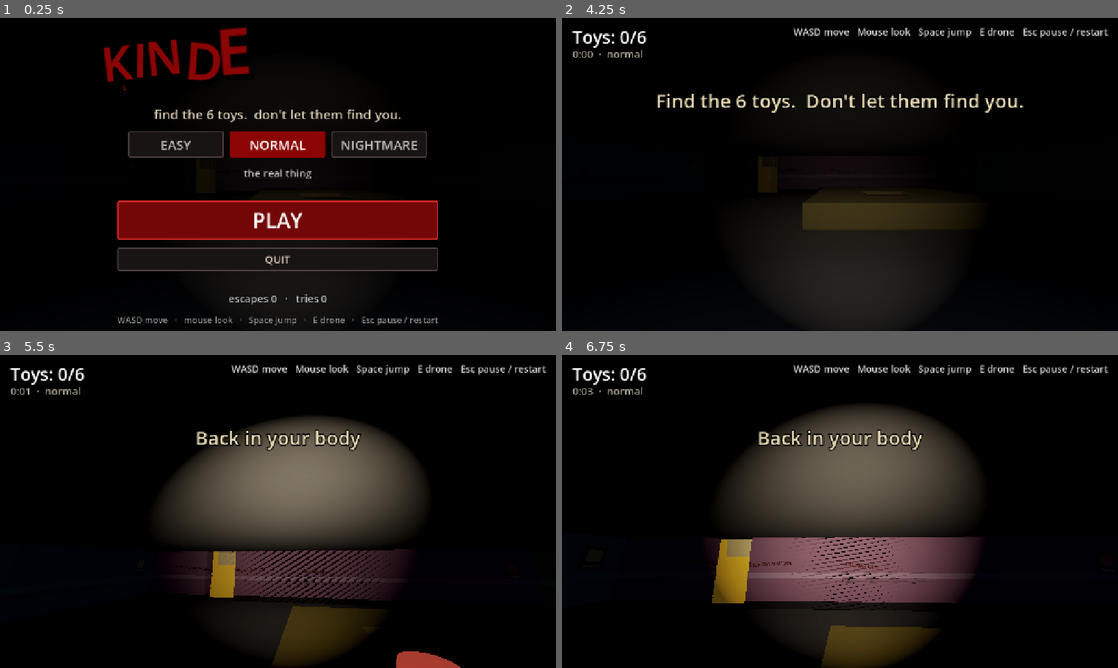
Above: before the commit, frames 1-4 (two rows, left to right).
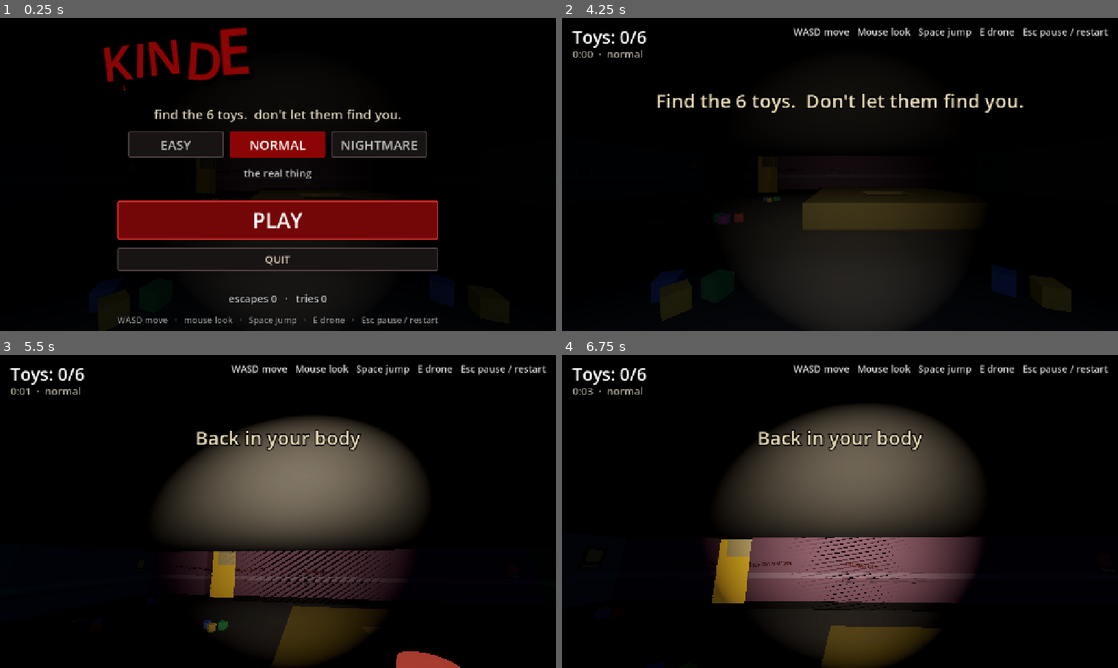
Above: after the commit, the same moments.

Repository: thorrism/mavericks-playground
Game: Godot game, scene res://scenes/kinder.tscn
Two runs of this game, one before a commit and one after it. Both use one fixed random seed, a clock stepped at 60 frames per second and the inputs below.
Inputs (mouse positions are in pixels of both pictures, inside the frame that each line leads up to):
- Up to frame 1 (0.25 s): no input
- Up to frame 2 (4.25 s): click "EASY" at 0.5 s; click "EASY" at 1.25 s; click "NORMAL" at 2 s; click "NORMAL" at 2.75 s; click "PLAY" at 3.5 s
- Up to frame 3 (5.5 s): tap Enter (ui_accept) at 4.25 s; move the mouse to (305, 511) at 4.27 s; hold W (move_forward) from 4.28 s (still down); tap E (drone) at 4.35, 5.1 s; tap Space (jump) at 4.52, 5.27 s; move the mouse to (250, 511) at 5.02 s
- Up to frame 4 (6.75 s): keep holding W (move_forward); move the mouse to (851, 505) at 5.77 s; tap E (drone) at 5.85, 6.6 s; move the mouse to (834, 517) at 6.52 s

The runs differ from the first frame. In frame 2, 1.3% of the frame differs, in the area x 16-92%, y 57-97%; in frame 3, 0.1%; in frame 4, less than 0.1%.

Commit message:
Hiding cupboards, kids' tables and floor clutter, monsters pause to look around, distant noises
- H on the map: an open cupboard against a wall. Inside, monsters can't see or hear you
  unless one was already within hide_catch_range and looking at you when you climbed in.
  Heartbeat plays while hiding with one near; find_path targets in solid tiles resolve to
  the nearest open neighbour so a hunter walks up to the cupboard instead of stalling.
- t on the map: solid kids' table with chairs and crayons (monsters route around it).
- Deterministic floor clutter on plain tiles: blocks, drawings, puddles, fallen chairs.
- Monsters idle 1.5-4.5 s at each wander stop and sweep their gaze.
- Random distant thud/clack/door/giggle every 9-22 s while not hunted.
- Smoke test covers cupboards; docs list the new letters and knobs.

Co-Authored-By: Devin AI <158243242+devin-ai-integration[bot]@users.noreply.github.com>

Diff:
--- a/scripts/game.gd
+++ b/scripts/game.gd
@@ -19,6 +19,7 @@
 ## false after you get caught (straight back in - no menu between tries).
 var title_pending := true
 var last_result := ""   # "YOU ESCAPED in 1:23" for the title screen to show
+var hiding := false     # true while you're inside a cupboard (the level keeps this up to date)
 
 
 func reset_level(battery_count: int) -> void:
--- a/scripts/kinder.gd
+++ b/scripts/kinder.gd
@@ -9,27 +9,30 @@
 ##   T  toy to collect                         X  exit door (opens when all toys are found)
 ##   M  the tall one (Banban-ish)   J  the giant (Jumbo Josh-ish)   O  the bird (Opila-ish, not used right now)
 ##   L  a flickering ceiling lamp
+##   H  a cupboard you can hide in (put it against a wall). Inside, THEY can't see you -
+##      unless one was already right behind you when you climbed in.
+##   t  a little kids' table with chairs (solid: hide behind it, THEY walk around it)
 ##   1 2 3  doors         a b c  buttons       button a opens door 1, b opens 2, c opens 3
 ##
 ## Every letter is one tile (TILE metres wide). Rows must all be the same length.
 
 const MAP: Array[String] = [
 	"##########X#########",
-	"#..................#",
-	"#.T..........L...T.#",
-	"#......J...........#",
+	"#H.................#",
+	"#.T....t.....L...T.#",
+	"#......J..........H#",
 	"#....T.............#",
 	"##########3#########",
 	"#......#...........#",
-	"#..T...#...........#",
+	"#..T..H#...........#",
 	"#..L...#.....===...#",
 	"#.M....#.....=a=...#",
-	"#......#.....===...#",
+	"#..t...#.....===...#",
 	"#WWWWW.#...........#",
-	"#.c..W.1...........#",
+	"#.c..W.1..........H#",
 	"#....W.#.....P.....#",
 	"#WWWWW.#.....L.....#",
-	"#......#..T........#",
+	"#......#..T...t....#",
 	"#..T...#...........#",
 	"####################",
 ]
@@ -57,6 +60,11 @@
 const EXIT_COLOR := Color("ffd700")
 const TOY_COLORS: Array[Color] = [Color("ff5a5a"), Color("4f8dff"), Color("ffcc33"), Color("9b5de5"), Color("00c2a8"), Color("ff8c42")]
 const LAMP_COLORS: Array[Color] = [Color("9fffb0"), Color("ffb090"), Color("b0c8ff")]
+const CUPBOARD_COLOR := Color("5a4630")
+const TABLE_COLOR := Color("7a6a4a")
+const CHAIR_COLORS: Array[Color] = [Color("a04040"), Color("3a60a0"), Color("a09030"), Color("40803a")]
+const BLOCK_COLORS: Array[Color] = [Color("b03a3a"), Color("3a5ab0"), Color("c0a030"), Color("3a9a50"), Color("8a3aa0")]
+const PAPER_COLOR := Color("b0a890")
 
 const TOY_SCENE := preload("res://scenes/toy.tscn")
 const DoorScript := preload("res://scripts/door.gd")
@@ -108,6 +116,8 @@
 var _time := 0.0
 var _toy_count := 0
 var _rooms: Dictionary = {}   # Vector2i cell -> room number
+var _cupboards: Dictionary = {}   # Vector2i cell -> Vector3 direction the open front faces
+var hiding := false   # true while you're tucked inside a cupboard
 
 
 func _ready() -> void:
@@ -204,6 +214,13 @@
 
 	if not _escaped and not _caught and robot.global_position.z < _exit_z - TILE * 0.5:
 		_on_escaped()
+
+	var hidden_now: bool = not drone.active and is_hidden(robot.global_position)
+	if hidden_now != hiding:
+		hiding = hidden_now
+		Game.hiding = hiding
+		if hiding and not _caught and not _escaped:
+			Game.say("You're hiding.  They can't see you in here... stay still.", 2.5)
 
 
 func _update_camera(delta: float) -> void:
@@ -382,17 +399,32 @@
 	for row in rows:
 		for col in cols:
 			var ch := MAP[row][col]
-			if ch == "#" or ch == "W" or ch == "X" or (ch >= "1" and ch <= "9"):
+			if ch == "#" or ch == "W" or ch == "X" or ch == "H" or ch == "t" or (ch >= "1" and ch <= "9"):
 				_grid.set_point_solid(Vector2i(col, row), true)
 
 
 ## Waypoints (world positions, tile centres) from one place to another. Empty if unreachable.
+## A target inside something solid (you, in a cupboard) becomes the nearest open tile beside it.
 func find_path(from: Vector3, to: Vector3) -> PackedVector3Array:
 	var a := _cell_of(from)
 	var b := _cell_of(to)
 	var out := PackedVector3Array()
-	if _grid.is_point_solid(a) or _grid.is_point_solid(b):
+	if _grid.is_point_solid(a):
 		return out
+	if _grid.is_point_solid(b):
+		var best := b
+		var best_dist := INF
+		for step in [Vector2i(1, 0), Vector2i(-1, 0), Vector2i(0, 1), Vector2i(0, -1)]:
+			var n: Vector2i = b + step
+			if not _grid.region.has_point(n) or _grid.is_point_solid(n):
+				continue
+			var d := Vector2(n - a).length()
+			if d < best_dist:
+				best_dist = d
+				best = n
+		if best == b:
+			return out
+		b = best
 	for cell in _grid.get_id_path(a, b):
 		out.append(_tile_pos(cell.y, cell.x))
 	return out
@@ -435,6 +467,19 @@
 ## Room number at a world position; -1 in a doorway, a wall, or outside.
 func room_at(pos: Vector3) -> int:
 	return _rooms.get(_cell_of(pos), -1)
+
+
+## Is this spot inside a cupboard (between its sides, behind its open front)?
+func is_hidden(pos: Vector3) -> bool:
+	var cell := _cell_of(pos)
+	if not _cupboards.has(cell):
+		return false
+	var open: Vector3 = _cupboards[cell]
+	var local := pos - _tile_pos(cell.y, cell.x)
+	local.y = 0.0
+	var depth := local.dot(open)          # +: towards the open front
+	var side := (local - open * depth).length()
+	return depth < 0.25 and side < 0.75
 
 
 func _cell_of(pos: Vector3) -> Vector2i:
@@ -511,6 +556,12 @@
 				"X":
 					exit_door = _make_door(pos, EXIT_COLOR, _door_faces_x(row, col, rows, cols), Vector2i(col, row))
 					exit_door.name = "ExitDoor"
+				"H":
+					_add_cupboard(row, col, pos)
+				"t":
+					_add_table(pos, row * 31 + col * 17)
+				".":
+					_add_clutter(row, col, pos)
 				_:
 					if ch in MONSTER_LETTERS:
 						var monster := CharacterBody3D.new()
@@ -637,6 +688,127 @@
 	_world.add_child(label)
 
 
+## A tall wooden cupboard with its doors hanging open, back to the wall. Step inside to hide.
+func _add_cupboard(row: int, col: int, pos: Vector3) -> void:
+	var rows := MAP.size()
+	var cols := MAP[0].length()
+	var dirs: Array[Vector2i] = [Vector2i(0, 1), Vector2i(0, -1), Vector2i(1, 0), Vector2i(-1, 0)]   # (drow, dcol)
+	var open := Vector2i.ZERO
+	for d in dirs:
+		var front := Vector2i(row + d.x, col + d.y)
+		var back := Vector2i(row - d.x, col - d.y)
+		if front.x < 0 or front.x >= rows or front.y < 0 or front.y >= cols:
+			continue
+		if not _is_room_floor(MAP[front.x][front.y]):
+			continue
+		if open == Vector2i.ZERO or (back.x >= 0 and back.x < rows and back.y >= 0 and back.y < cols and MAP[back.x][back.y] == "#"):
+			open = d
+	if open == Vector2i.ZERO:
+		open = Vector2i(1, 0)
+	var facing := Vector3(open.y, 0, open.x)
+	_cupboards[Vector2i(col, row)] = facing
+
+	var holder := Node3D.new()
+	holder.name = "Cupboard_%d_%d" % [row, col]
+	holder.position = pos
+	holder.rotation.y = atan2(facing.x, facing.z)   # local +Z = the open front
+	_world.add_child(holder)
+	var wood := CUPBOARD_COLOR
+	_add_box(holder, Vector3(0, 1.2, -0.95), Vector3(1.6, 2.4, 0.06), wood.lightened(0.12), true)
+	_add_box(holder, Vector3(-0.77, 1.2, -0.48), Vector3(0.06, 2.4, 1.0), wood, true)
+	_add_box(holder, Vector3(0.77, 1.2, -0.48), Vector3(0.06, 2.4, 1.0), wood, true)
+	_add_box(holder, Vector3(0, 2.37, -0.48), Vector3(1.6, 0.06, 1.0), wood.darkened(0.2), true)
+	_add_box(holder, Vector3(0, 2.05, -0.5), Vector3(1.5, 0.04, 0.9), wood.darkened(0.4), false)   # a shelf above your head
+	_add_box(holder, Vector3(0, 0.03, -0.48), Vector3(1.6, 0.06, 1.0), wood.darkened(0.5), false)
+	# two doors, hanging open
+	for side in [-1.0, 1.0]:
+		var hinge := Node3D.new()
+		hinge.position = Vector3(side * 0.8, 1.2, 0.02)
+		hinge.rotation.y = side * (2.2 if side > 0.0 else 1.1)
+		holder.add_child(hinge)
+		var panel := _add_box(hinge, Vector3(-side * 0.39, 0.0, 0.0), Vector3(0.78, 2.35, 0.04), wood.darkened(0.1), false)
+		_add_box(panel, Vector3(-side * 0.3, 0.0, 0.03), Vector3(0.05, 0.16, 0.03), Color("2a2420"), false)   # handle
+	# something scratched inside the back
+	var label := Label3D.new()
+	label.text = "hide"
+	label.font_size = 64
+	label.pixel_size = 0.004
+	label.modulate = BLOOD_COLOR.lightened(0.15)
+	label.outline_modulate = Color(0.1, 0.0, 0.0)
+	label.outline_size = 6
+	label.shaded = true
+	label.position = Vector3(0, 1.5, -0.91)
+	holder.add_child(label)
+
+
+## A little kids' table with two tiny chairs (one usually knocked over) and crayons.
+func _add_table(pos: Vector3, seed_value: int) -> void:
+	var holder := Node3D.new()
+	holder.position = pos
+	holder.rotation.y = (seed_value % 7) * 0.12
+	_world.add_child(holder)
+	var body := StaticBody3D.new()
+	var shape := CollisionShape3D.new()
+	var box := BoxShape3D.new()
+	box.size = Vector3(1.4, 0.58, 1.0)
+	shape.shape = box
+	shape.position = Vector3(0, 0.29, 0)
+	body.add_child(shape)
+	holder.add_child(body)
+	_add_box(body, Vector3(0, 0.55, 0), Vector3(1.4, 0.06, 1.0), TABLE_COLOR, false)
+	for x in [-0.62, 0.62]:
+		for z in [-0.42, 0.42]:
+			_add_box(body, Vector3(x, 0.26, z), Vector3(0.06, 0.52, 0.06), TABLE_COLOR.darkened(0.3), false)
+	for i in 3:
+		var crayon := _add_box(body, Vector3(-0.3 + i * 0.25, 0.6, (i % 2) * 0.3 - 0.15), Vector3(0.04, 0.04, 0.3), BLOCK_COLORS[(seed_value + i) % BLOCK_COLORS.size()], false)
+		crayon.rotation.y = (seed_value + i * 3) * 0.3
+	_add_chair(holder, Vector3(0, 0, 0.85), PI, CHAIR_COLORS[seed_value % CHAIR_COLORS.size()], false)
+	_add_chair(holder, Vector3(0.2, 0, -0.9), 0.4, CHAIR_COLORS[(seed_value + 1) % CHAIR_COLORS.size()], seed_value % 3 != 0)
+
+
+## A tiny chair. Tipped over on its side if `fallen`.
+func _add_chair(parent: Node3D, pos: Vector3, yaw: float, color: Color, fallen: bool) -> void:
+	var chair := Node3D.new()
+	chair.position = pos
+	chair.rotation.y = yaw
+	if fallen:
+		chair.rotation.z = PI / 2.0
+		chair.position.y = 0.18
+	parent.add_child(chair)
+	_add_box(chair, Vector3(0, 0.3, 0), Vector3(0.36, 0.04, 0.36), color, false)
+	_add_box(chair, Vector3(0, 0.5, -0.16), Vector3(0.36, 0.4, 0.04), color.darkened(0.15), false)
+	for x in [-0.15, 0.15]:
+		for z in [-0.15, 0.15]:
+			_add_box(chair, Vector3(x, 0.15, z), Vector3(0.04, 0.3, 0.04), color.darkened(0.4), false)
+
+
+## Odds and ends on the floor, decided by the tile's position so the level always looks the same:
+## spilt building blocks, drawings, a dark puddle, a knocked-over chair.
+func _add_clutter(row: int, col: int, pos: Vector3) -> void:
+	var hash_value := (row * 53 + col * 97 + (row * col) % 13) % 100
+	var spread := Vector3(((hash_value * 7) % 11 - 5) * 0.1, 0, ((hash_value * 13) % 11 - 5) * 0.1)
+	if hash_value < 9:
+		for i in 2 + hash_value % 2:
+			var block := _add_box(_world, pos + spread + Vector3((i - 1) * 0.3, 0.12, (i % 2) * 0.25), Vector3(0.24, 0.24, 0.24), BLOCK_COLORS[(hash_value + i) % BLOCK_COLORS.size()], false)
+			block.rotation.y = (hash_value + i * 5) * 0.4
+	elif hash_value < 15:
+		for i in 2:
+			var paper := _add_box(_world, pos + spread + Vector3(i * 0.35, 0.005 + i * 0.003, i * 0.2), Vector3(0.3, 0.004, 0.42), PAPER_COLOR.darkened(0.2 + i * 0.1), false)
+			paper.rotation.y = (hash_value + i * 4) * 0.5
+			_add_box(paper, Vector3(0, 0.003, 0), Vector3(0.14, 0.002, 0.14), POSTER_COLORS[(hash_value + i) % POSTER_COLORS.size()].darkened(0.5), false)
+	elif hash_value < 19:
+		var puddle := _add_box(_world, pos + spread + Vector3(0, 0.004, 0), Vector3(0.9 + (hash_value % 3) * 0.2, 0.006, 0.7), BLOOD_COLOR.darkened(0.3), false) as MeshInstance3D
+		puddle.rotation.y = hash_value * 0.3
+		var mat := puddle.material_override as StandardMaterial3D
+		mat.roughness = 0.2
+		mat.metallic = 0.2
+		for i in 2:
+			var drip := _add_box(puddle, Vector3(0.5 + i * 0.2, 0.0, (i - 0.5) * 0.4), Vector3(0.25, 0.006, 0.2), BLOOD_COLOR.darkened(0.3), false) as MeshInstance3D
+			drip.material_override = mat
+	elif hash_value < 22:
+		_add_chair(_world, pos + spread, hash_value * 0.7, CHAIR_COLORS[hash_value % CHAIR_COLORS.size()], true)
+
+
 func _make_door(pos: Vector3, color: Color, along_x: bool, cell: Vector2i) -> StaticBody3D:
 	var door := StaticBody3D.new()
 	door.set_script(DoorScript)
--- a/scripts/monster.gd
+++ b/scripts/monster.gd
@@ -29,6 +29,7 @@
 @export var lose_after := 2.0          # seconds it keeps going for your last spot after losing you
 @export var search_time := 4.0         # ...then how long it searches around there
 @export var spawn_grace := 4.0         # seconds after the level starts before it will notice you
+@export var hide_catch_range := 4.0    # if it's already hunting you and this close, a cupboard won't save you
 @export var gravity := 22.0
 
 @export_group("Attack")
@@ -57,6 +58,10 @@
 var _path_index := 0
 var _repath_in := 0.0
 var _retarget_in := 0.0
+var _idle_for := 0.0        # standing still, having a look around, between wanders
+var _was_seeing := false
+var _was_hidden := false
+var _busted := false        # it watched you climb into the cupboard: hiding won't work this time
 var _hunt_timer := 0.0
 var _search_timer := 0.0
 var _cooldown := 0.0
@@ -269,7 +274,14 @@
 		return
 
 	var awake := _grace <= 0.0
+	var hidden := player != null and _is_hidden(player)
+	if hidden and not _was_hidden and _was_seeing and _flat_distance(player.global_position) < hide_catch_range:
+		_busted = true
+	if not hidden:
+		_busted = false
+	_was_hidden = hidden
 	var sees := awake and player != null and _can_see(player)
+	_was_seeing = sees
 	var hears := awake and player != null and not sees and _can_hear(player)
 
 	if not _in_my_room(global_position) and _in_my_room(_home):
@@ -282,6 +294,7 @@
 		_repath_in = minf(_repath_in, 0.0)
 
 	if sees:
+		_idle_for = 0.0
 		_target = player.global_position
 		_hunt_timer = lose_after
 		_search_timer = search_time
@@ -292,6 +305,7 @@
 		chasing = true
 	elif hears and not chasing:
 		# something moved over there... go and look
+		_idle_for = 0.0
 		_target = player.global_position
 		_retarget_in = 3.0
 		_repath_in = 0.0
@@ -311,8 +325,17 @@
 			Game.say("...%s lost you.  It won't leave its room." % kind_name, 2.0)
 		chasing = false
 		_retarget_in -= delta
-		if _retarget_in <= 0.0 or _flat_distance(_target) < 0.6:
+		if _idle_for > 0.0:
+			# got where it was going: stand a while and look slowly left and right
+			_idle_for -= delta
+			_visual.rotation.y += sin(_time * 0.9) * delta * 0.7
+			if _idle_for <= 0.0:
+				_pick_wander_target()
+		elif _retarget_in <= 0.0:
 			_pick_wander_target()
+		elif _flat_distance(_target) < 0.6:
+			_idle_for = randf_range(1.5, 4.5)
+			_target = global_position
 
 	var speed := chase_speed if chasing else wander_speed
 	var direct := sees or _flat_distance(_target) < 2.5
@@ -345,7 +368,7 @@
 		_say(0.0)
 
 	# close enough and in front of it: wind up for a swing
-	if player and chasing and _cooldown <= 0.0 and _in_my_room(player.global_position):
+	if player and chasing and _cooldown <= 0.0 and _in_my_room(player.global_position) and (not hidden or _busted):
 		var to_player := player.global_position - global_position
 		to_player.y = 0.0
 		if to_player.length() < strike_range and facing.dot(to_player.normalized()) > 0.3:
@@ -594,6 +617,9 @@
 	var dist := to_player.length()
 	if dist > see_distance:
 		return false
+	# tucked in a cupboard: invisible, unless it watched you climb in
+	if _is_hidden(player) and not _busted:
+		return false
 	# only in front of it (unless it's already hunting you - then it keeps you in the corner of its eye)
 	if not chasing and dist > 2.0:
 		var forward := Vector3(sin(_visual.rotation.y), 0.0, cos(_visual.rotation.y))
@@ -610,12 +636,16 @@
 
 
 func _can_hear(player: Node3D) -> bool:
-	if not _in_my_room(player.global_position):
+	if not _in_my_room(player.global_position) or _is_hidden(player):
 		return false
 	if global_position.distance_to(player.global_position) > hear_distance:
 		return false
 	var v: Vector3 = player.velocity if "velocity" in player else Vector3.ZERO
 	return Vector2(v.x, v.z).length() > 2.0
+
+
+func _is_hidden(player: Node3D) -> bool:
+	return _level != null and _level.has_method("is_hidden") and _level.is_hidden(player.global_position)
 
 
 func _flat_distance(to: Vector3) -> float:
--- a/scripts/spooky_audio.gd
+++ b/scripts/spooky_audio.gd
@@ -5,6 +5,8 @@
 ##   you:           footsteps that match your walking, a thump when you land
 ##   events:        a chime when you find a toy, a scream when something SEES you,
 ##                  a screech when something GETS you
+##   the building:  now and then something thuds, clacks or giggles somewhere off in the dark
+##   hiding:        your heartbeat, if one of them is close to the cupboard
 
 @export_group("Volumes (dB)")
 @export var hum_db := -18.0
@@ -13,6 +15,7 @@
 @export var heartbeat_db := -4.0
 @export var footstep_db := -9.0
 @export var effects_db := 0.0
+@export var ambience_db := -6.0
 
 ## Broken music box tune in E minor. 0 = rest. Played an octave up, slightly out of time.
 const MELODY: Array[float] = [
@@ -29,11 +32,13 @@
 var _music: AudioStreamPlayer
 var _steps: AudioStreamPlayer
 var _fx: AudioStreamPlayer
+var _ambient: AudioStreamPlayer3D
 
 var _hunted := 0.0          # 0..1 eases in when a monster hunts you
 var _beat_timer := 0.0
 var _note_index := 0
 var _note_timer := 1.5
+var _ambient_timer := 12.0
 var _step_dist := 0.0
 var _step_variant := 0
 var _was_on_floor := true
@@ -46,6 +51,11 @@
 	_music = _poly_player(music_db)
 	_steps = _poly_player(footstep_db)
 	_fx = _poly_player(effects_db)
+	_ambient = AudioStreamPlayer3D.new()
+	_ambient.volume_db = ambience_db
+	_ambient.unit_size = 6.0
+	_ambient.max_distance = 60.0
+	add_child(_ambient)
 	Game.collected_one.connect(func(): _play(_fx, "chime"))
 	Game.spotted.connect(func(_by: Node3D): _play(_fx, "scream"))
 	Game.caught.connect(func(_by: Node3D): _play(_fx, "screech"))
@@ -61,12 +71,19 @@
 	_panic.volume_db = lerpf(-60.0, panic_db, sqrt(_hunted))
 	_music.volume_db = lerpf(music_db, -60.0, _hunted)
 
-	# heartbeat: faster the more scared you are
-	if _hunted > 0.01:
+	# heartbeat: faster the more scared you are; slow and loud while you hide with one of them near
+	var hiding_near := Game.hiding and _nearest_monster() < 9.0
+	if _hunted > 0.01 or hiding_near:
 		_beat_timer -= delta
 		if _beat_timer <= 0.0:
 			_beat_timer = 1.0 / lerpf(1.0, 2.8, _hunted)
-			_play(_fx, "heart", heartbeat_db + lerpf(-10.0, 0.0, _hunted))
+			_play(_fx, "heart", heartbeat_db + lerpf(-3.0 if hiding_near else -10.0, 0.0, _hunted))
+
+	# the building: something bumps, clacks or giggles in another room every so often
+	_ambient_timer -= delta
+	if _ambient_timer <= 0.0 and _hunted < 0.2 and not get_tree().paused:
+		_ambient_timer = randf_range(9.0, 22.0)
+		_far_noise()
 
 	# music box: one note at a time, never quite in time
 	_note_timer -= delta
@@ -78,6 +95,44 @@
 			_play(_music, "note", randf_range(-3.0, 0.0), f * 2.0 / NOTE_BASE * randf_range(0.995, 1.005))
 
 	_footsteps(delta)
+
+
+## How far the closest monster is from you (INF if there's nobody).
+func _nearest_monster() -> float:
+	var players := get_tree().get_nodes_in_group("player")
+	if players.is_empty():
+		return INF
+	var p: Node3D = players[0]
+	var nearest := INF
+	for m in get_tree().get_nodes_in_group("monster"):
+		nearest = minf(nearest, m.global_position.distance_to(p.global_position))
+	return nearest
+
+
+## A distant sound from a random direction, 8-16 m away: a thud, a door, a clack, rarely a giggle.
+func _far_noise() -> void:
+	var players := get_tree().get_nodes_in_group("player")
+	if players.is_empty():
+		return
+	var p: Node3D = players[0]
+	var angle := randf() * TAU
+	var dist := randf_range(8.0, 16.0)
+	_ambient.global_position = p.global_position + Vector3(cos(angle) * dist, 1.0, sin(angle) * dist)
+	var roll := randf()
+	var sound := "thud"
+	var pitch := randf_range(0.5, 0.7)
+	if roll < 0.3:
+		sound = "clack"
+		pitch = randf_range(0.7, 0.9)
+	elif roll < 0.5:
+		sound = "door"
+		pitch = randf_range(0.6, 0.8)
+	elif roll < 0.58:
+		sound = "giggle"
+		pitch = randf_range(0.85, 1.0)
+	_ambient.stream = Sfx.get_sound(sound)
+	_ambient.pitch_scale = pitch
+	_ambient.play()
 
 
 func _footsteps(delta: float) -> void:
--- a/tests/smoke_test.gd
+++ b/tests/smoke_test.gd
@@ -271,6 +271,46 @@
 	monster._cooldown = 100.0
 	monster.set_physics_process(false)
 
+	# cupboards: climb in and a monster in your room can't see or hear you - unless it watched you do it
+	_check(level._cupboards.size() == _count_in_map("H") and level._cupboards.size() >= 3, "%d hiding cupboards placed from the map" % level._cupboards.size())
+	var hide_cell := Vector2i(-1, -1)
+	for cell in level._cupboards.keys():
+		if level.room_at(level._tile_pos(cell.y, cell.x)) == start_room:
+			hide_cell = cell
+	_check(hide_cell.x >= 0, "there is a cupboard in the start room")
+	var facing: Vector3 = level._cupboards[hide_cell]
+	var hide_pos: Vector3 = level._tile_pos(hide_cell.y, hide_cell.x) - facing * 0.4 + Vector3(0, 0.1, 0)
+	_check(level.is_hidden(hide_pos) and not level.is_hidden(start) and not level.is_hidden(hide_pos + facing * 1.5),
+		"inside the cupboard counts as hidden, the tile in front of it doesn't")
+	_check(level.find_path(start, hide_pos).size() > 0, "monsters can still path up to a cupboard (they stop beside it)")
+	monster._room = start_room
+	monster._home = hide_pos + facing * 3.5
+	monster.global_position = monster._home
+	monster._visual.rotation.y = atan2(-facing.x, -facing.z)   # staring straight at the open cupboard
+	monster._target = monster.global_position
+	monster._idle_for = 60.0   # ...and standing still, having a look around
+	monster._cooldown = 100.0
+	var seen_before: int = spotted[0]
+	robot.global_position = hide_pos
+	monster.set_physics_process(true)
+	await _settle(15)
+	_check(level.hiding and not monster.chasing and spotted[0] == seen_before, "hidden in a cupboard 3.5 m in front of it: it doesn't see you")
+	monster._visual.rotation.y = atan2(-facing.x, -facing.z)
+	robot.global_position = hide_pos + facing * 1.5
+	await _settle(10)
+	_check(monster.chasing and spotted[0] > seen_before, "step out of it: seen")
+	robot.global_position = hide_pos
+	await _settle(2)
+	_check(monster._busted and monster._can_see(robot), "...and diving back in while it's right there doesn't save you")
+	robot.global_position = start
+	monster.chasing = false
+	monster._hunt_timer = 0.0
+	monster._search_timer = 0.0
+	monster._visual.rotation.y = PI
+	await _settle(2)
+	monster.set_physics_process(false)
+	_check(not level.hiding and not monster._busted, "out of the cupboard: not hiding any more")
+
 	# a monster from YOUR room seeing you: bloody letters + red edges + a scream, and it comes for you
 	monster._room = start_room
 	monster._home = start + Vector3(0, 0.1, 6.0)
Not shown, changed: PLAYING_WITH_DEVIN.md
Not shown, changed: README.md
